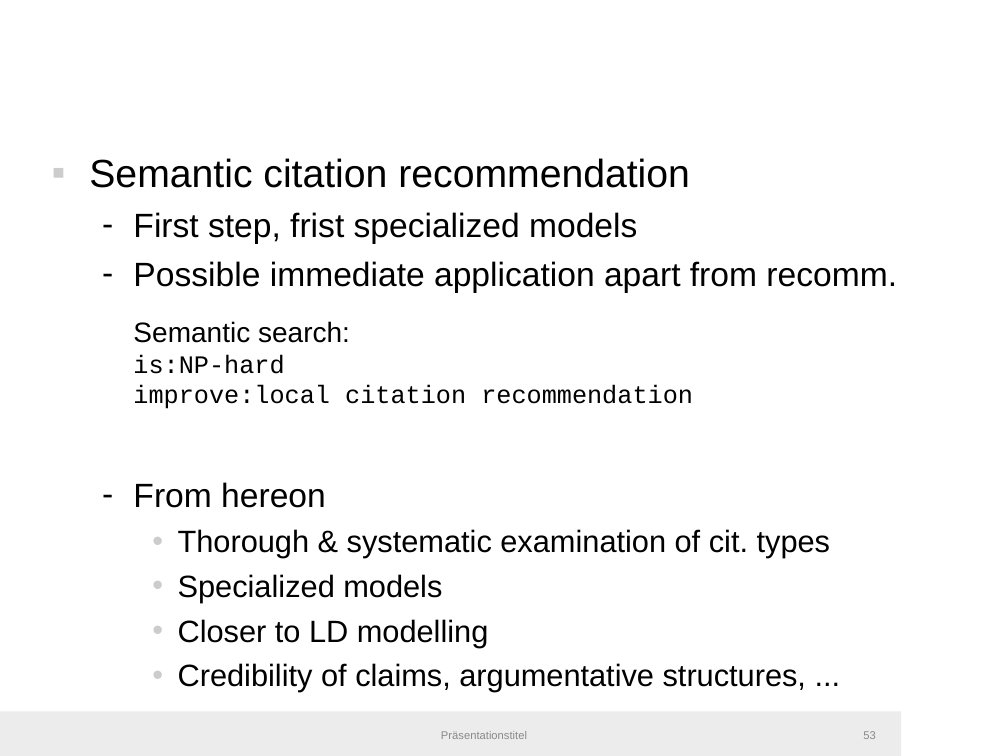
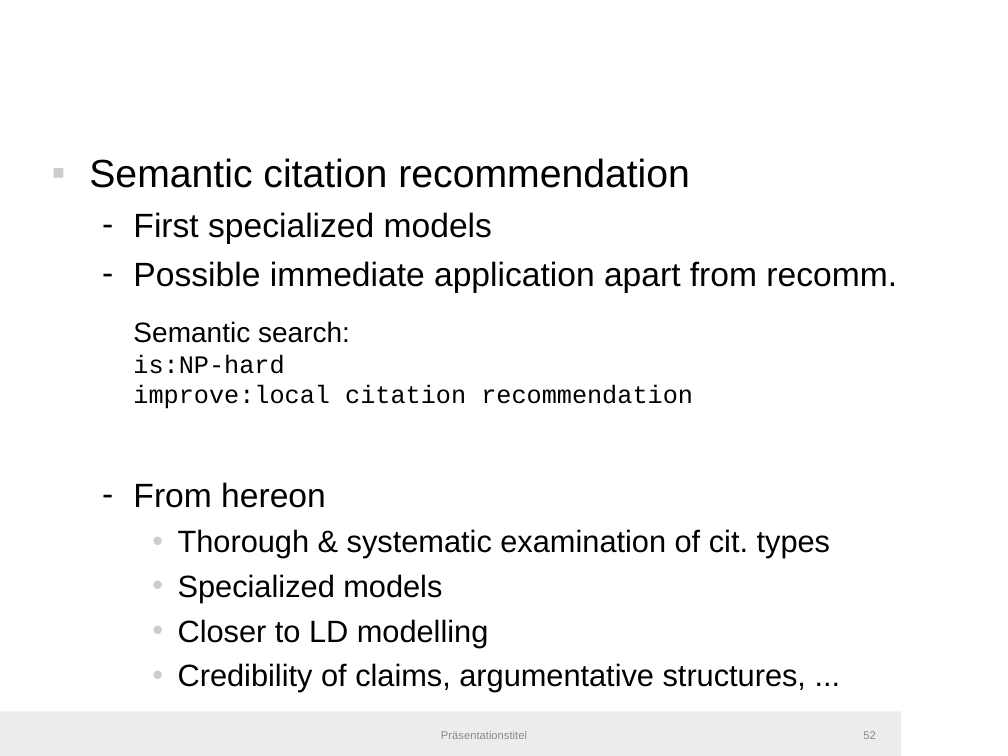
Before and after one commit to IllDepence/master_thesis, a slide deck: slide 52 of pres/pres.odp (slide 53 before the commit). Drawn at 1008x756 pixels with LibreOffice and Linux fonts; fonts in the diff are those of the drawing; background and template pictures are left out. Boxes give left, top, right and bottom in pixels: in the first picture for what was removed or moved away, otherwise in the second. Text is boxed around its words. In the diff, an @@ line names an element or a change of style, - is before the commit and + after.

```diff
--- a/pres/pres.odp
+++ b/pres/pres.odp
@@ text at [133,212,492,244]: text changed @@
-  – First step, frist specialized models
+  – First specialized models
```
Also in this commit, not shown: 8 other slides changed, 2 slides added, 2 other files.
